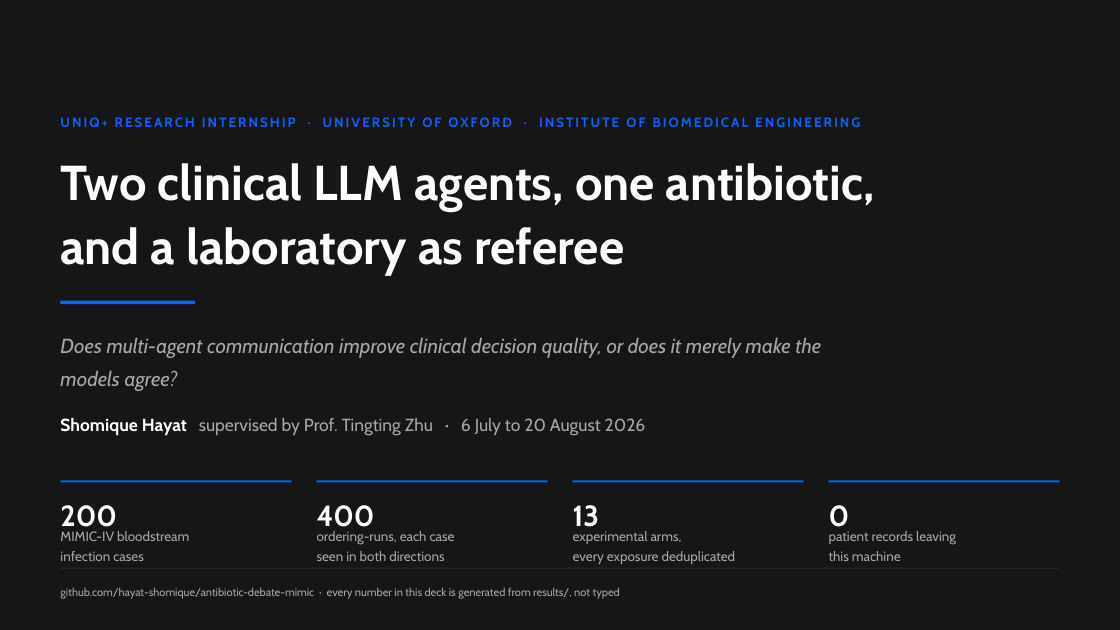
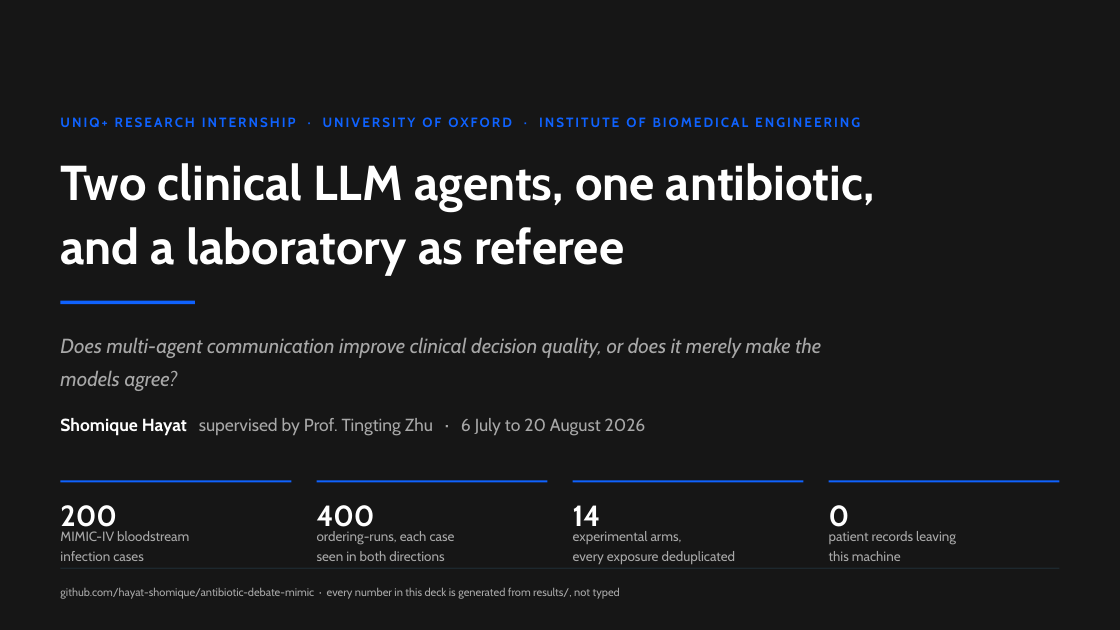
Before and after one commit to hayat-shomique/antibiotic-debate-mimic, a slide deck: slide 1 of deck/Shomique_Hayat_UNIQ_antibiotic_agents.pptx. Drawn at 1120x630 pixels with LibreOffice and Linux fonts; fonts in the diff are those of the drawing. Boxes give left, top, right and bottom in pixels: in the first picture for what was removed or moved away, otherwise in the second. Text is boxed around its words. In the diff, an @@ line names an element or a change of style, - is before the commit and + after.

```diff
--- a/deck/Shomique_Hayat_UNIQ_antibiotic_agents.pptx
+++ b/deck/Shomique_Hayat_UNIQ_antibiotic_agents.pptx
@@ text at bbox=[573, 505, 601, 526]: text changed @@
-13
+14
```
Also in this commit, not shown: 8 other files.
